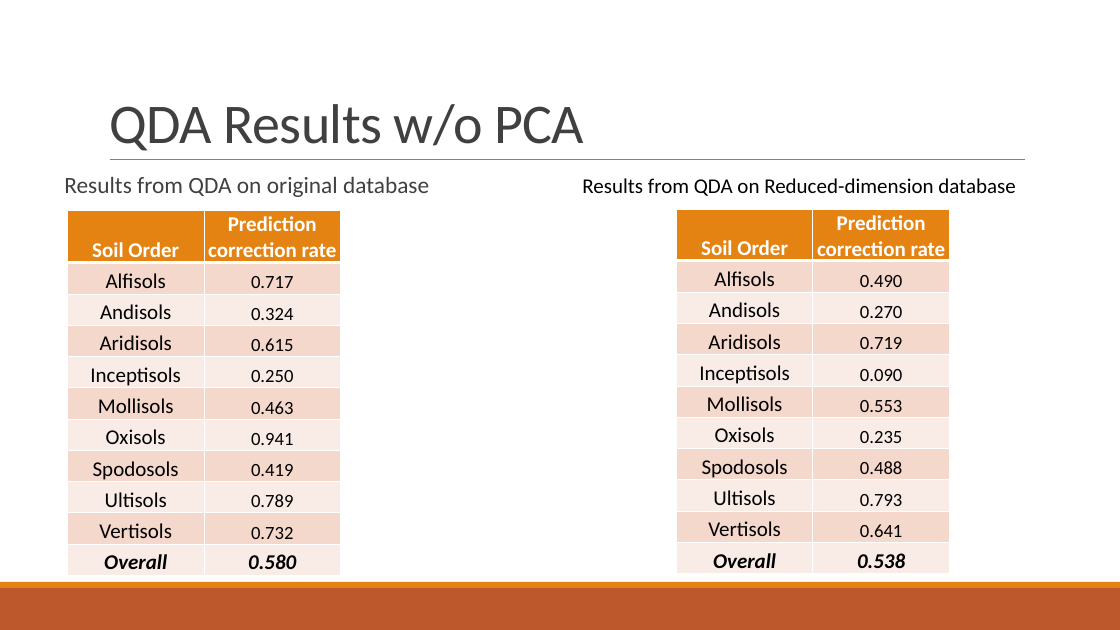
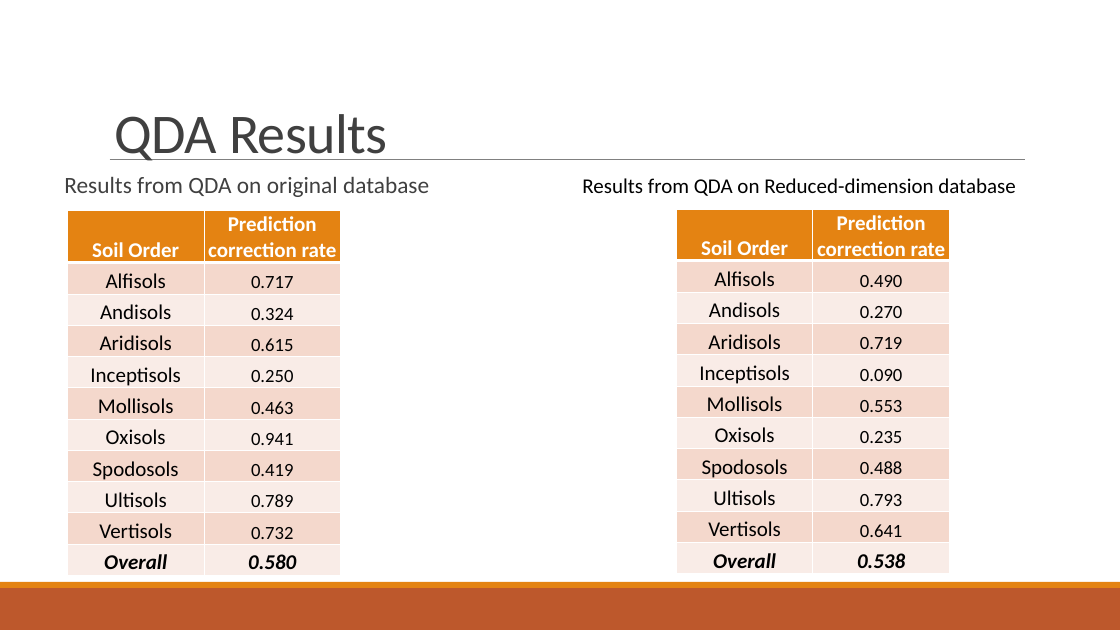
Before and after one commit to MLBartley/DataMiningCourse, a slide deck: slide 7 of Project1Slides.pptx. Drawn at 1120x630 pixels with LibreOffice and Linux fonts; fonts in the diff are those of the drawing. Boxes give left, top, right and bottom in pixels: in the first picture for what was removed or moved away, otherwise in the second. Text is boxed around its words. In the diff, an @@ line names an element or a change of style, - is before the commit and + after.

```diff
--- a/Project1Slides.pptx
+++ b/Project1Slides.pptx
@@ title at <box>114,114,387,161</box>: text changed @@
-QDA Results w/o PCA
+QDA Results
```
Also in this commit, not shown: 5 other slides changed.
